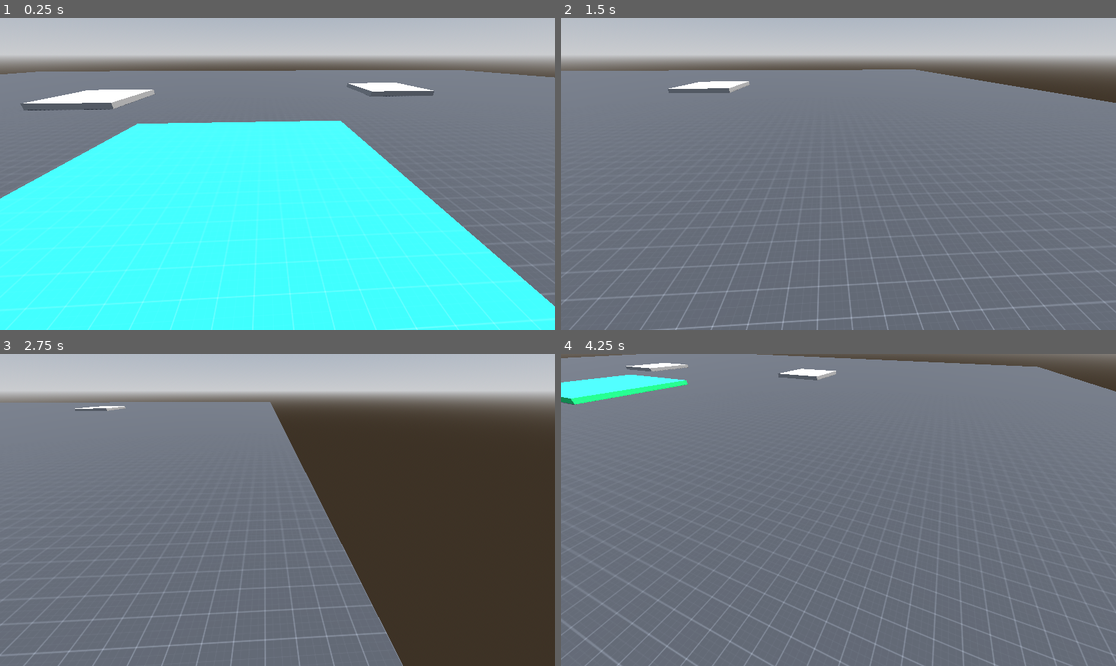
Above: before the commit, frames 1-4 (two rows, left to right).
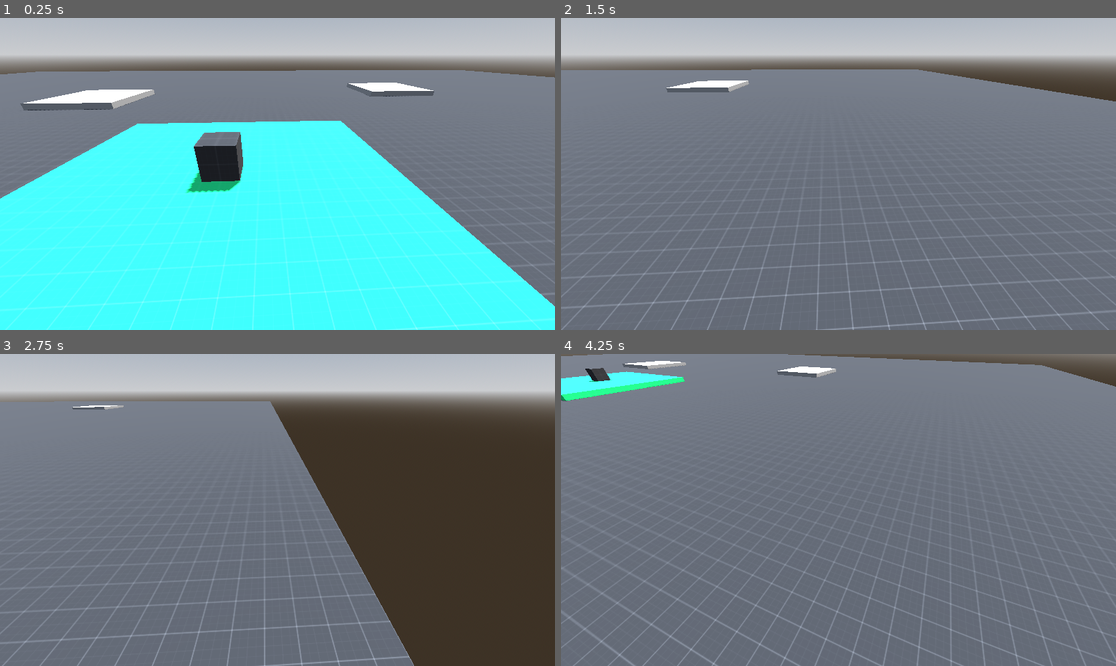
Above: after the commit, the same moments.

Repository: R1fty0/settlement_game
Game: Godot game, scene res://scenes/main.tscn
The game is run twice, just before and just after one commit, with the same random seed, the same clock (stepped at 60 frames per second) and the same inputs.
Inputs (mouse positions are in pixels of both pictures, inside the frame that each line leads up to):
- Up to frame 1 (0.25 s): no input
- Up to frame 2 (1.5 s): tap Enter at 0.5 s; move the mouse to (960, 158) at 0.52 s; hold D (move_right) 0.53-1.28 s; tap Mouse wheel up (zoom_camera_in) at 0.6 s; tap Mouse wheel down (zoom_camera_out) at 0.8, 1.35 s; move the mouse to (727, 189) at 1.27 s; hold S (move_down) from 1.28 s (still down)
- Up to frame 3 (2.75 s): tap Mouse wheel up (zoom_camera_in) at 1.55 s; move the mouse to (333, 441) at 2.02 s; release S (move_down) at 2.03 s; hold D (move_right) from 2.03 s (still down); hold Right mouse button (rotate_camera) from 2.03 s (still down); tap Mouse wheel down (zoom_camera_out) at 2.3 s
- Up to frame 4 (4.25 s): move the mouse to (832, 516) at 2.77 s; release D (move_right) at 2.78 s; release Right mouse button (rotate_camera) at 2.78 s; hold W (move_up) 2.78-3.53 s; tap Q (rotate_camera_left) at 2.85 s; tap Mouse wheel up (zoom_camera_in) at 3.05 s; move the mouse to (1005, 556) at 3.52 s; hold A (move_left) from 3.53 s (still down); tap E (rotate_camera_right) at 3.6 s; tap Mouse wheel down (zoom_camera_out) at 3.8 s

The runs differ from the first frame. In frame 1, 1.6% of the frame differs, in the area x 33-44%, y 36-57%; in frame 2, 2.7%; in frame 3, 2.9%; in frame 4, 4.5%, in the area x 0-100%, y 0-100%.

Commit message:
feat: outline shader

Diff:
--- a/project.godot
+++ b/project.godot
@@ -19,6 +19,7 @@
 
 folder_colors={
 "res://assets/": "red",
+"res://resources/": "purple",
 "res://scenes/": "green",
 "res://scripts/": "blue"
 }
--- /dev/null
+++ b/resources/materials/outline.tres
@@ -0,0 +1,9 @@
+[gd_resource type="ShaderMaterial" load_steps=2 format=3 uid="uid://dwwg2ew7bsovn"]
+
+[ext_resource type="Shader" uid="uid://dm3bwottvuv4e" path="res://scripts/shaders/outline.gdshader" id="1_vbl8k"]
+
+[resource]
+render_priority = 0
+shader = ExtResource("1_vbl8k")
+shader_parameter/outline_color = Color(1, 1, 1, 1)
+shader_parameter/outline_width = 6.0
--- a/scenes/main.tscn
+++ b/scenes/main.tscn
@@ -1,8 +1,10 @@
-[gd_scene load_steps=10 format=3 uid="uid://kqp4eqiy7ypq"]
+[gd_scene load_steps=15 format=3 uid="uid://kqp4eqiy7ypq"]
 
 [ext_resource type="Texture2D" uid="uid://b44gfyx7stw6a" path="res://assets/proto_tex/texture_02.png" id="1_0wfyh"]
 [ext_resource type="Texture2D" uid="uid://cdlu4ochhqklm" path="res://assets/proto_tex/texture_01.png" id="2_sugp2"]
 [ext_resource type="Script" uid="uid://c4p7f2k2fadyq" path="res://scripts/camera_controller.gd" id="3_sugp2"]
+[ext_resource type="Material" uid="uid://dwwg2ew7bsovn" path="res://resources/materials/outline.tres" id="4_jyhfs"]
+[ext_resource type="Script" uid="uid://crqf232bs108m" path="res://scripts/cursor_detection_collider.gd" id="5_tbgi4"]
 
 [sub_resource type="ProceduralSkyMaterial" id="ProceduralSkyMaterial_sgp6g"]
 sky_horizon_color = Color(0.662243, 0.671743, 0.686743, 1)
@@ -28,6 +30,14 @@
 size = Vector2(100, 100)
 subdivide_width = 20
 subdivide_depth = 20
+
+[sub_resource type="StandardMaterial3D" id="StandardMaterial3D_tefeu"]
+albedo_texture = ExtResource("2_sugp2")
+uv1_triplanar = true
+
+[sub_resource type="BoxMesh" id="BoxMesh_jyhfs"]
+
+[sub_resource type="BoxShape3D" id="BoxShape3D_tbgi4"]
 
 [node name="Main" type="Node3D"]
 
@@ -68,6 +78,7 @@
 rotation_x = NodePath("CameraRotationX")
 camera_zoom_pivot = NodePath("CameraRotationX/CameraZoomPivot")
 camera = NodePath("CameraRotationX/CameraZoomPivot/Camera3D")
+edge_scrolling_enabled = false
 scroll_speed = 0.2
 
 [node name="CameraRotationX" type="Node3D" parent="CameraController"]
@@ -76,3 +87,21 @@
 transform = Transform3D(1, 0, 0, 0, 0.866025, 0.5, 0, -0.5, 0.866025, -0.283894, 2.99331, 5.09319)
 
 [node name="Camera3D" type="Camera3D" parent="CameraController/CameraRotationX/CameraZoomPivot"]
+
+[node name="MeshInstance3D" type="MeshInstance3D" parent="."]
+transform = Transform3D(1, 0, 0, 0, 1, 0, 0, 0, 1, 0, 0.617854, 0)
+material_override = SubResource("StandardMaterial3D_tefeu")
+mesh = SubResource("BoxMesh_jyhfs")
+
+[node name="CursorDetectionCollider" type="Area3D" parent="MeshInstance3D" node_paths=PackedStringArray("mesh")]
+transform = Transform3D(1, 0, 0, 0, 1, 0, 0, 0, 1, 0, -0.617854, 0)
+script = ExtResource("5_tbgi4")
+mesh = NodePath("..")
+outline_material = ExtResource("4_jyhfs")
+
+[node name="CollisionShape3D" type="CollisionShape3D" parent="MeshInstance3D/CursorDetectionCollider"]
+transform = Transform3D(1, 0, 0, 0, 1, 0, 0, 0, 1, 0, 0.619138, 0)
+shape = SubResource("BoxShape3D_tbgi4")
+
+[connection signal="mouse_entered" from="MeshInstance3D/CursorDetectionCollider" to="MeshInstance3D/CursorDetectionCollider" method="_on_mouse_entered"]
+[connection signal="mouse_exited" from="MeshInstance3D/CursorDetectionCollider" to="MeshInstance3D/CursorDetectionCollider" method="_on_mouse_exited"]
--- a/scripts/camera_controller.gd
+++ b/scripts/camera_controller.gd
@@ -20,6 +20,7 @@
 @export var camera_zoom_pivot: Node3D
 @export var camera: Camera3D
 @export_category("Edge Scrolling")
+@export var edge_scrolling_enabled: bool = true
 @export var edge_size: float = 5.0
 @export var scroll_speed: float = 0.6
 
@@ -41,19 +42,20 @@
 		rotation_x.rotation_degrees.x = clamp(rotation_x.rotation_degrees.x, min_zoom, max_zoom)
 
 func _process(delta: float) -> void:
-	# Edge scrolling
-	var mouse_pos = get_viewport().get_mouse_position()
-	var viewport_size = get_viewport().get_visible_rect().size
-	var scroll_direction = Vector3.ZERO
-	if mouse_pos.x < edge_size:
-		scroll_direction.x = -1
-	elif mouse_pos.x > viewport_size.x - edge_size:
-		scroll_direction.x = 1
-	if mouse_pos.y < edge_size:
-		scroll_direction.z = -1
-	elif mouse_pos.y > viewport_size.y - edge_size:
-		scroll_direction.z = 1
-	move_target += transform.basis * scroll_direction * scroll_speed
+	if edge_scrolling_enabled:
+		# Edge scrolling
+		var mouse_pos = get_viewport().get_mouse_position()
+		var viewport_size = get_viewport().get_visible_rect().size
+		var scroll_direction = Vector3.ZERO
+		if mouse_pos.x < edge_size:
+			scroll_direction.x = -1
+		elif mouse_pos.x > viewport_size.x - edge_size:
+			scroll_direction.x = 1
+		if mouse_pos.y < edge_size:
+			scroll_direction.z = -1
+		elif mouse_pos.y > viewport_size.y - edge_size:
+			scroll_direction.z = 1
+		move_target += transform.basis * scroll_direction * scroll_speed
 	# Hide mouse cursor if the player is using the mouse to rotate the camera
 	if Input.is_action_just_pressed("rotate_camera"):
 		Input.set_mouse_mode(Input.MOUSE_MODE_CAPTURED)
@@ -63,8 +65,8 @@
 	var input_direction = Input.get_vector("move_left", "move_right", "move_up", "move_down")
 	var movement_direction = (transform.basis * Vector3(input_direction.x, 0.0, input_direction.y).normalized())
 	var rotate_keys = Input.get_axis("rotate_camera_left", "rotate_camera_right")
-	var zoom_direction = (int(Input.is_action_just_released("zoom_camera_out")) -
-						  int(Input.is_action_just_released("zoom_camera_in")))
+	var zoom_direction = (int(Input.is_action_just_released("zoom_camera_in")) -
+						  int(Input.is_action_just_released("zoom_camera_out")))
 	# Set movement targets
 	move_target += move_speed * movement_direction
 	rotate_keys_target += rotate_keys * rotate_keys_speed
--- /dev/null
+++ b/scripts/cursor_detection_collider.gd
@@ -0,0 +1,10 @@
+extends Area3D
+
+@export var mesh: MeshInstance3D
+@export var outline_material: Material
+
+func _on_mouse_entered() -> void:
+	mesh.material_overlay = outline_material
+
+func _on_mouse_exited() -> void:
+	mesh.material_overlay = null
--- /dev/null
+++ b/scripts/shaders/outline.gdshader
@@ -0,0 +1,23 @@
+shader_type spatial;
+render_mode cull_front, unshaded;
+
+uniform vec4 outline_color : source_color;
+uniform float outline_width = 1.0;
+
+void vertex() {
+	vec4 clip_position = PROJECTION_MATRIX * (MODELVIEW_MATRIX * vec4(VERTEX, 1.0));
+	vec3 clip_normal = mat3(PROJECTION_MATRIX) * (mat3(MODELVIEW_MATRIX) * NORMAL);
+
+	vec2 offset = normalize(clip_normal.xy) / VIEWPORT_SIZE * clip_position.w * outline_width * 2.0;
+
+	clip_position.xy += offset;
+
+	POSITION = clip_position;
+}
+
+void fragment() {
+	ALBEDO = outline_color.rgb;
+	if (outline_color.a < 1.0) {
+		ALPHA = outline_color.a;
+	}
+}
Not shown, added: notes.txt
Not shown, added: scripts/cursor_detection_collider.gd.uid
Not shown, added: scripts/shaders/outline.gdshader.uid
